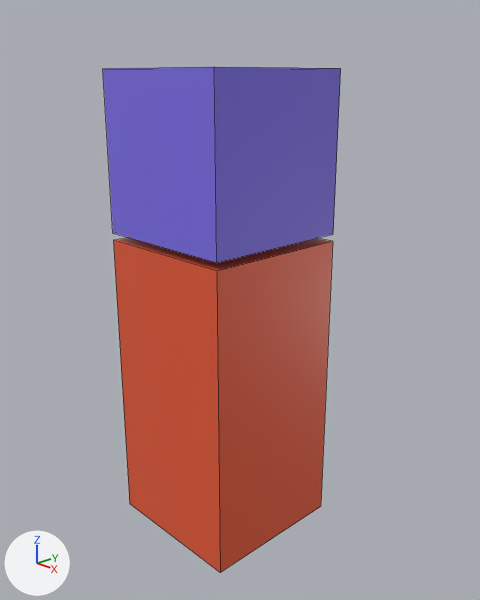
What one commit did to the Blender file assets/models/player.blend.
Camera for both pictures: a 50 mm lens placed at (3.1, -2.82, 3.0), pointed at (0.14, 0.02, 1.63). The lights are fixed; the arrows at lower left show +X, +Y and +Z. Mesh edges are drawn as thin lines.
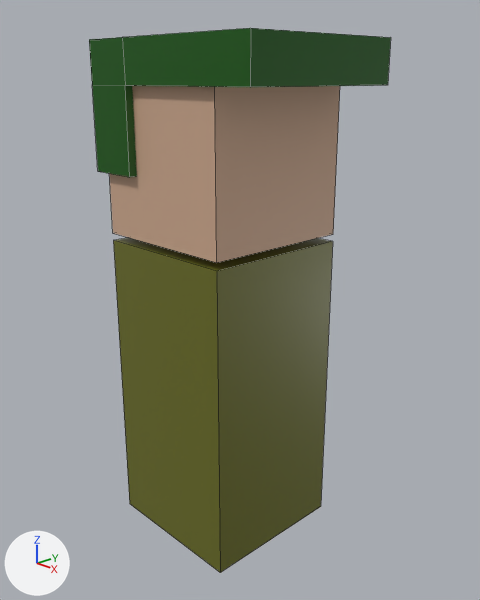
Changed parts and their boxes [x1, y1, x2, y2] in the pictures (480 x 600 px):
```json
{"object": "Cube", "change": "recoloured", "before": [113, 238, 333, 573], "after": [113, 238, 333, 573], "on screen": "red to yellow"}
{"object": "Cube.001", "change": "recoloured", "before": [103, 67, 341, 263], "after": [103, 67, 341, 263], "on screen": "blue to beige"}
{"object": "Hat", "change": "added", "after": [89, 28, 391, 177], "on screen": "green"}
```

Scene script edits in JSON lines:
```json
{"op": "set", "path": "mat_material.base_color", "old": "(0.8, 0.103, 0.0377)", "new": "(0.145, 0.152, 0.0141)", "note": "red #e75a37 -> dark yellow #6a6d20"}
{"op": "set", "path": "mat_material_001.base_color", "old": "(0.208, 0.159, 0.8)", "new": "(0.615, 0.397, 0.27)", "note": "blue #7e6fe7 -> beige #cea98e"}
{"op": "add", "block": "mat_material_002", "code": ["mat_material_002 = principled_material('Material.002')", "mat_material_002.base_color = (0.00452, 0.0985, 0.0)  # dark green #0e5800"]}
{"op": "add", "block": "me_cube_002", "code": ["me_cube_002 = bpy.data.meshes.new('Cube.002')", "me_cube_002.from_pydata([(-1.0, -1.0, -1.0), (-1.0, -1.0, 1.0), (-1.0, 1.0, -1.0), (-1.0, 1.0, 1.0), (1.46, -1.0, 1.0), (1.46, 1.0, 1.0), (-0.37, 1.0, -1.0), (-0.37, 1.0, 1.0), (-0.37, -1.0, -1.0), (-0.37, -1.0, 1.0), (-1.0, -1.0, 0.34), (-1.0, 1.0, 0.34), (1.46, 1.0, 0.34), (1.46, -1.0, 0.34), (-0.37, -1.0, 0.34), (-0.37, 1.0, 0.34)], [], [(10, 1, 3, 11), (15, 7, 5, 12), (12, 5, 4, 13), (14, 9, 1, 10), (7, 3, 1, 9), (5, 7, 9, 4), (2, 6, 8, 0), (13, 4, 9, 14), (11, 3, 7, 15), (2, 11, 15, 6), (8, 14, 10, 0), (14, 8, 6, 15), (14, 15, 12, 13), (0, 10, 11, 2)])", "me_cube_002.materials.append(mat_material_002)  # dark green #0e5800"]}
{"op": "add", "block": "ob_hat", "code": ["ob_hat = bpy.data.objects.new('Hat', me_cube_002)", "ob_hat.location = (0.0, 0.0, 2.825)", "ob_hat.scale = (0.55, 0.55, 0.384)"]}
```
